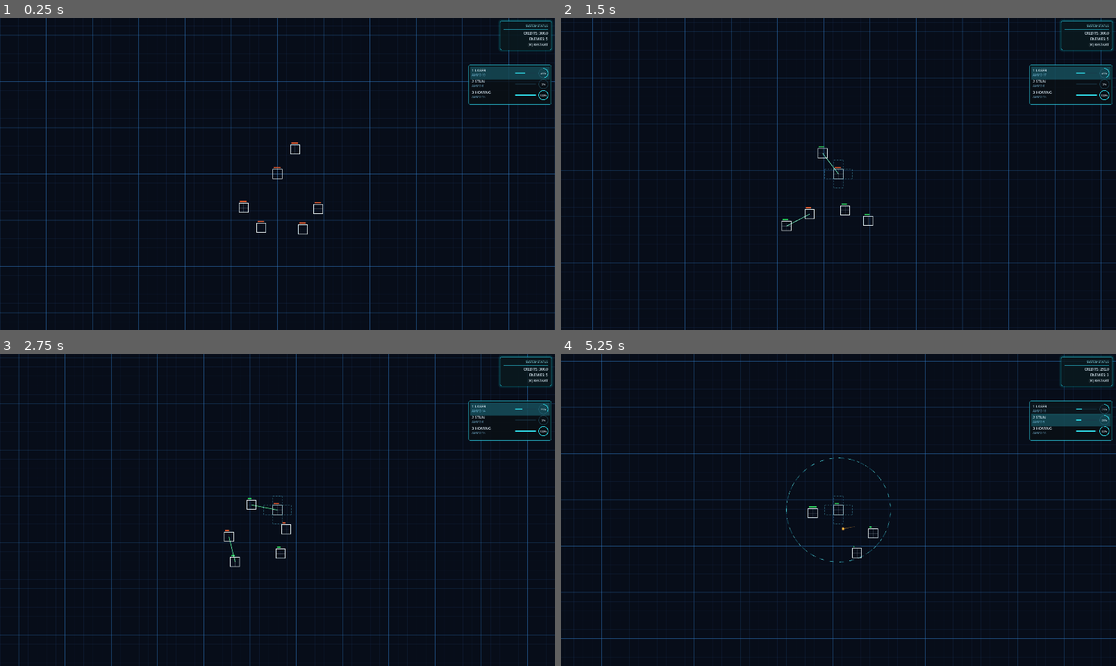
Above: before the commit, frames 1-4 (two rows, left to right).
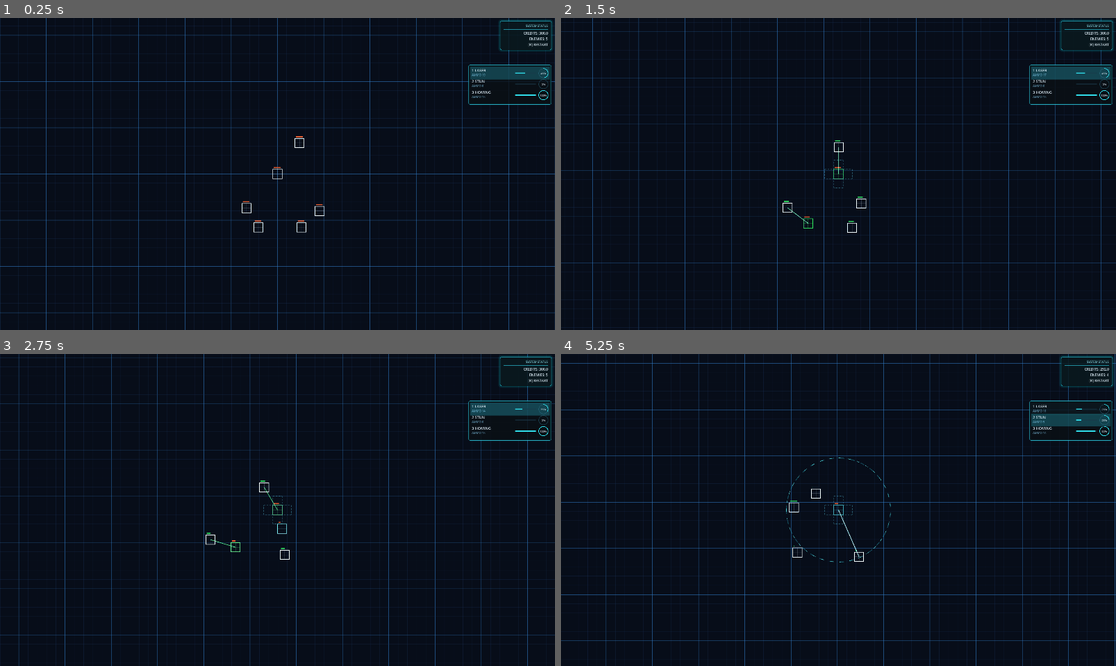
Above: after the commit, the same moments.

Repository: sudheej/neon.io
Game: Godot game, scene res://scenes/Main.tscn
Same seed, same stepped clock (60 frames per second), same inputs: the game is played once before the commit and once after it.
Inputs (mouse positions are in pixels of both pictures, inside the frame that each line leads up to):
- Up to frame 1 (0.25 s): no input
- Up to frame 2 (1.5 s): move the mouse to (960, 158) at 0.52 s; hold D (move_right) 0.53-1.28 s; hold E (expand_mode) 0.53-1.28 s; move the mouse to (727, 189) at 1.27 s; hold S (move_down) from 1.28 s (still down); click (727, 189) at 1.35 s
- Up to frame 3 (2.75 s): move the mouse to (333, 441) at 2.02 s; release S (move_down) at 2.03 s; hold D (move_right) from 2.03 s (still down); hold [ (select_prev_slot) from 2.03 s (still down)
- Up to frame 4 (5.25 s): move the mouse to (810, 572) at 2.77 s; release D (move_right) at 2.78 s; release [ (select_prev_slot) at 2.78 s; hold W (move_up) 2.78-3.53 s; tap Q (toggle_range) at 2.85 s; move the mouse to (1005, 556) at 3.52 s; hold 3 (weapon_homing) 3.53-4.28 s; hold A (move_left) 3.53-5.03 s; move the mouse to (672, 463) at 4.27 s; tap 1 (weapon_laser) at 4.35 s; move the mouse to (866, 510) at 5.02 s; hold S (move_down) from 5.03 s (still down); hold 2 (weapon_stun) from 5.03 s (still down)

The runs differ from the first frame. In frame 1, 0.2% of the frame differs, in the area x 43-59%, y 37-70%; in frame 2, 0.3%; in frame 3, 0.3%; in frame 4, 6.0%, in the area x 0-100%, y 0-100%.

Commit message:
some additional features

Diff:
--- a/scripts/ai/AIController.gd
+++ b/scripts/ai/AIController.gd
@@ -152,4 +152,4 @@
 	if elapsed == null:
 		return 0.5
 	var t = clamp(float(elapsed) / RAMP_TIME, 0.0, 1.0)
-	return lerpf(0.35, 0.9, t)
+	return lerpf(0.25, 0.7, t)
--- a/scripts/enemies/Enemy.gd
+++ b/scripts/enemies/Enemy.gd
@@ -33,7 +33,7 @@
 	wander_dir = Vector2(randf_range(-1.0, 1.0), randf_range(-1.0, 1.0)).normalized()
 	wander_time = randf_range(1.0, 2.2)
 
-func apply_damage(amount: float, stun_duration: float) -> void:
+func apply_damage(amount: float, stun_duration: float, _source: Node = null, _weapon_type: int = -1) -> void:
 	health -= amount
 	if stun_duration > 0.0:
 		stun_time = maxf(stun_time, stun_duration)
--- a/scripts/player/Player.gd
+++ b/scripts/player/Player.gd
@@ -21,6 +21,9 @@
 var health: float = 40.0
 var stun_time: float = 0.0
 var damage_flash: float = 0.0
+var damage_blink_timer: float = 0.0
+var damage_blink_phase: float = 0.0
+var damage_blink_color: Color = Color(1.0, 0.4, 0.4, 1.0)
 var regen_delay: float = 3.0
 var regen_rate: float = 4.0
 var regen_timer: float = 0.0
@@ -54,6 +57,9 @@
 		stun_time = maxf(stun_time - delta, 0.0)
 	if damage_flash > 0.0:
 		damage_flash = maxf(damage_flash - delta, 0.0)
+	if damage_blink_timer > 0.0:
+		damage_blink_timer = maxf(damage_blink_timer - delta, 0.0)
+		damage_blink_phase = fmod(damage_blink_phase + delta * 22.0, TAU)
 
 	for i in range(pulses.size() - 1, -1, -1):
 		pulses[i]["time"] -= delta
@@ -67,7 +73,12 @@
 		move_command = ai_move
 	else:
 		_update_commands()
-	var target_vel = move_command.normalized() * MOVE_SPEED
+	var move_dir = move_command
+	if not is_ai:
+		move_dir = move_command.normalized()
+	elif move_dir.length() > 1.0:
+		move_dir = move_dir.normalized()
+	var target_vel = move_dir * MOVE_SPEED
 	if stun_time > 0.0:
 		target_vel *= 0.35
 	velocity = velocity.lerp(target_vel, 1.0 - pow(0.001, delta * ACCEL))
@@ -132,7 +143,7 @@
 func set_ai_move_command(dir: Vector2) -> void:
 	ai_move = dir
 
-func apply_damage(amount: float, stun_duration: float, source: Node = null) -> void:
+func apply_damage(amount: float, stun_duration: float, source: Node = null, weapon_type: int = -1) -> void:
 	if not is_ai:
 		amount *= HUMAN_DAMAGE_MULTIPLIER
 	health -= amount
@@ -140,6 +151,9 @@
 	if stun_duration > 0.0:
 		stun_time = maxf(stun_time, stun_duration)
 	damage_flash = 0.25
+	damage_blink_timer = 0.18
+	damage_blink_phase = 0.0
+	damage_blink_color = _get_damage_blink_color(weapon_type)
 	if health <= 0.0:
 		if source != null and source.has_method("add_xp"):
 			source.add_xp(10.0)
@@ -184,18 +198,38 @@
 	var outline := Color(0.92, 0.96, 1.0, 0.9)
 	var outline_active := Color(0.96, 1.0, 1.0, 1.0)
 	var inner := Color(0.92, 0.96, 1.0, 0.25)
+	var blink_active := damage_blink_timer > 0.0
+	var blink_strength := 0.5 + 0.5 * sin(damage_blink_phase)
+	var blink_outline := Color(damage_blink_color.r, damage_blink_color.g, damage_blink_color.b, 0.95)
+	var blink_inner := Color(damage_blink_color.r, damage_blink_color.g, damage_blink_color.b, 0.35)
 	var armed_cell: Vector2i = weapon_system.get_armed_cell()
 	for grid_pos in shape.cells.keys():
 		var local_pos = shape.grid_to_local(grid_pos)
 		var half = PlayerShapeScript.CELL_SIZE * 0.5
 		var rect = Rect2(local_pos - Vector2.ONE * half, Vector2.ONE * PlayerShapeScript.CELL_SIZE)
 		var border_color := outline_active if grid_pos == armed_cell else outline
+		if blink_active:
+			border_color = border_color.lerp(blink_outline, blink_strength)
 		var border_width := 2.0 if grid_pos == armed_cell else 1.2
 		draw_rect(rect, border_color, false, border_width)
-		draw_line(rect.position + Vector2(half, 0.0), rect.position + Vector2(half, rect.size.y), inner, 1.0)
-		draw_line(rect.position + Vector2(0.0, half), rect.position + Vector2(rect.size.x, half), inner, 1.0)
+		var inner_color := inner
+		if blink_active:
+			inner_color = inner_color.lerp(blink_inner, blink_strength)
+		draw_line(rect.position + Vector2(half, 0.0), rect.position + Vector2(half, rect.size.y), inner_color, 1.0)
+		draw_line(rect.position + Vector2(0.0, half), rect.position + Vector2(rect.size.x, half), inner_color, 1.0)
 
 		_draw_pulse_edges(rect)
+
+func _get_damage_blink_color(weapon_type: int) -> Color:
+	match weapon_type:
+		WeaponSlot.WeaponType.LASER:
+			return Color(0.2, 0.95, 1.0, 1.0)
+		WeaponSlot.WeaponType.STUN:
+			return Color(0.2, 1.0, 0.4, 1.0)
+		WeaponSlot.WeaponType.HOMING:
+			return Color(1.0, 0.6, 0.15, 1.0)
+		_:
+			return Color(1.0, 0.4, 0.4, 1.0)
 
 func _draw_pulse_edges(rect: Rect2) -> void:
 	for pulse in pulses:
--- a/scripts/weapons/WeaponSystem.gd
+++ b/scripts/weapons/WeaponSystem.gd
@@ -270,7 +270,7 @@
 	if slot.weapon_type == WeaponSlot.WeaponType.HOMING:
 		var homing = preload("res://scripts/weapons/projectiles/HomingShot.gd").new()
 		homing.global_position = origin
-		homing.setup(origin, target, damage, player)
+		homing.setup(origin, target, damage, player, slot.weapon_type)
 		world.add_child(homing)
 	else:
 		var laser = preload("res://scripts/weapons/projectiles/LaserShot.gd").new()
@@ -291,7 +291,7 @@
 
 	if slot.weapon_type != WeaponSlot.WeaponType.HOMING:
 		if target.has_method("apply_damage"):
-			target.apply_damage(damage, stun_duration, player)
+			target.apply_damage(damage, stun_duration, player, slot.weapon_type)
 
 func _set_slot_weapon(slot: WeaponSlot, weapon_type: int) -> void:
 	slot.weapon_type = weapon_type
--- a/scripts/weapons/projectiles/HomingShot.gd
+++ b/scripts/weapons/projectiles/HomingShot.gd
@@ -15,6 +15,7 @@
 const TRAIL_POINTS: int = 10
 var damage: float = 0.0
 var source: Node = null
+var weapon_type: int = -1
 
 func _ready() -> void:
 	var mat = ShaderMaterial.new()
@@ -23,11 +24,12 @@
 	add_to_group("homing_missiles")
 	add_to_group("projectiles")
 
-func setup(start_pos: Vector2, target_node: Node2D, damage_amount: float, source_node: Node = null) -> void:
+func setup(start_pos: Vector2, target_node: Node2D, damage_amount: float, source_node: Node = null, weapon_type_id: int = -1) -> void:
 	global_position = start_pos
 	target = target_node
 	damage = damage_amount
 	source = source_node
+	weapon_type = weapon_type_id
 	queue_redraw()
 
 func _process(delta: float) -> void:
@@ -41,9 +43,9 @@
 		if dist <= HIT_RADIUS:
 			if target.has_method("apply_damage"):
 				if source != null and is_instance_valid(source):
-					target.apply_damage(damage, 0.0, source)
+					target.apply_damage(damage, 0.0, source, weapon_type)
 				else:
-					target.apply_damage(damage, 0.0, null)
+					target.apply_damage(damage, 0.0, null, weapon_type)
 			queue_free()
 			return
 		var desired = dir.normalized()
